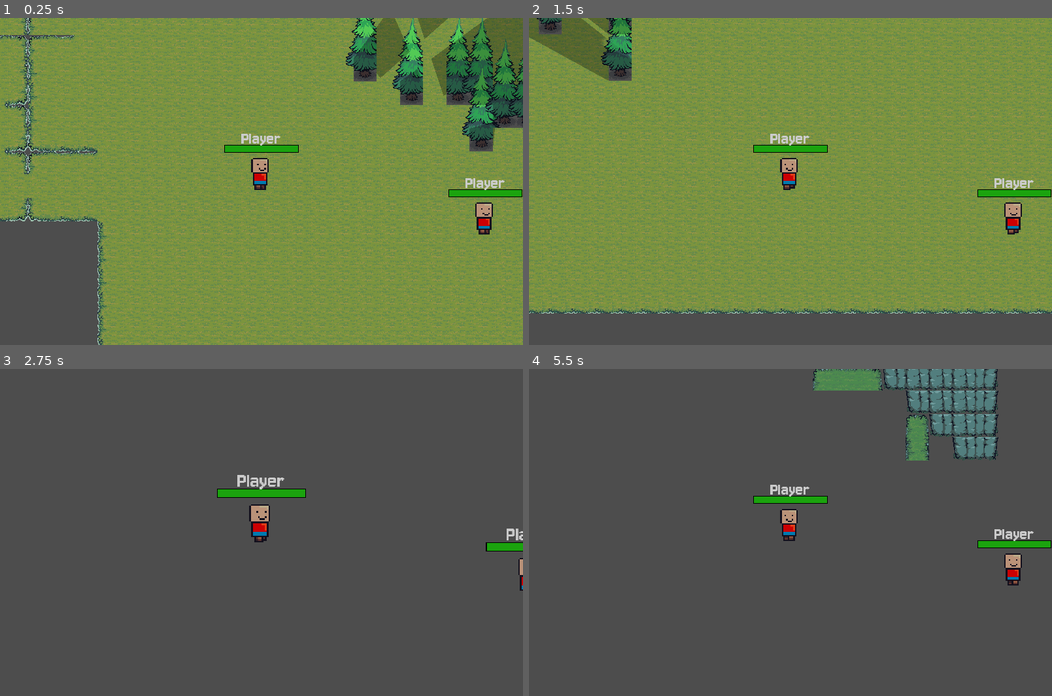
Above: before the commit, frames 1-4 (two rows, left to right).
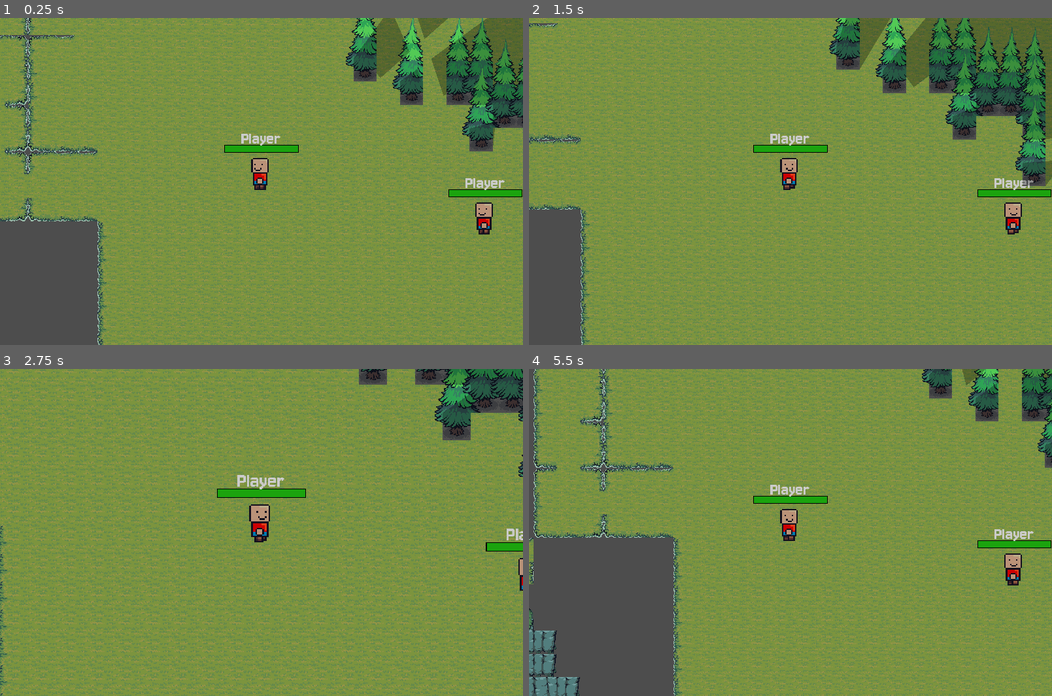
Above: after the commit, the same moments.

Repository: August099/juegoMulti
Game: Godot game, scene res://Escenario/Prueba_Vision.tscn
The game is run twice, just before and just after one commit, with the same random seed, the same clock (stepped at 60 frames per second) and the same inputs. This scene is started directly instead of the project's main scene. The engine's default icon, where the game draws it, is replaced by a stand-in: a white triangle on a blue panel in a dark square.
Inputs (mouse positions are in pixels of both pictures, inside the frame that each line leads up to):
- Up to frame 1 (0.25 s): no input
- Up to frame 2 (1.5 s): tap Enter (ui_accept) at 0.5, 0.77 s; move the mouse to (905, 165) at 0.52 s; press the mouse at (905, 165) at 0.53 s; hold D (MoveRight) 0.53-1.28 s; move the mouse to (685, 197) at 1.27 s; release the mouse at (685, 197) at 1.28 s; hold S (MoveDown) from 1.28 s (still down); tap Tab (Tab) at 1.35 s
- Up to frame 3 (2.75 s): tap Enter (ui_accept) at 1.52 s; click (156, 548) at 1.55 s; move the mouse to (313, 460) at 2.02 s; release S (MoveDown) at 2.03 s; press the mouse at (313, 460) at 2.03 s; hold D (MoveRight) from 2.03 s (still down); tap Mouse wheel up (ZoomIn) at 2.1 s
- Up to frame 4 (5.5 s): move the mouse to (764, 597) at 2.77 s; release D (MoveRight) at 2.78 s; release the mouse at (764, 597) at 2.78 s; hold W (MoveUp) 2.78-3.53 s; tap Mouse wheel down (ZoomOut) at 2.85 s; tap Enter (ui_accept) at 3.02, 3.77, 4.52 s; click (764, 597) at 3.05 s; move the mouse to (947, 581) at 3.52 s; press the mouse at (947, 581) at 3.53 s; hold A (MoveLeft) 3.53-5.03 s; move the mouse to (633, 483) at 4.27 s; release the mouse at (633, 483) at 4.28 s; click (633, 483) at 4.35 s; move the mouse to (816, 532) at 5.02 s; hold S (MoveDown) from 5.03 s (still down); hold Tab (Tab) from 5.03 s (still down); click (816, 532) at 5.3 s

The runs differ from the first frame. In frame 1, 0.1% of the frame differs, in the area x 48-94%, y 44-66%; in frame 2, 31%; in frame 3, 98%, in the area x 0-100%, y 0-100%; in frame 4, 85%.
Error after the commit: Invalid access to property or key 'game_state' on a base object of type 'null instance'. (res://Scripts/player.gd:132)

Commit message:
Weapon animations added and synchronized

Diff:
--- a/Assets/Shaders/FOWVisionShader.gdshader
+++ b/Assets/Shaders/FOWVisionShader.gdshader
@@ -2,17 +2,11 @@
 render_mode light_only;
 
 uniform vec4 clothes_color : source_color = vec4(1.0, 0.0, 0.0, 1.0);
-uniform float tolerance = 0.5;
+uniform float tolerance = 0.2;
 
 void fragment() {
 	vec4 tex = texture(TEXTURE, UV);
 	vec4 light = clothes_color + vec4(0.1, 0.3, 0.1, 0.0);
-
-	bool is_white =
-		abs(tex.r - 1.0) < tolerance &&
-		abs(tex.g - 1.0) < tolerance &&
-		abs(tex.b - 1.0) < tolerance;
-
 
 	bool shirt_color =
 		abs(tex.r - 0.71) < tolerance &&
--- a/Escenario/NivelPrueba.gd
+++ b/Escenario/NivelPrueba.gd
@@ -147,12 +147,10 @@
 			# Tambien escondo el nombre y la vida
 			player.get_node("Stats").visible = false
 
-			# Creo un material visible unicamente con luz
-			# var mat = CanvasItemMaterial.new()
-			# mat.light_mode = CanvasItemMaterial.LIGHT_MODE_LIGHT_ONLY
-
 			# Agrego el material al sprite
+			player.get_node("AnimatedWeapon").material = shaderEnemy
 			player.get_node("AnimatedSprite2D").material = shaderEnemy
+			player.get_node("AnimatedSprite2D").material.set_shader_parameter("clothes_color", Color("e43b44"))
 
 		# Si el jugador si esta en su equipo
 		else:
@@ -164,7 +162,9 @@
 
 			# Si es el jugador cambio su color
 			if id == multiplayer.get_unique_id():
-				player.get_node("AnimatedSprite2D").material.set_shader_parameter("clothes_color", Color("7bbdff"))
+				player.get_node("AnimatedSprite2D").material.set_shader_parameter("clothes_color", Color("2ce8f5"))
+			else:
+				player.get_node("AnimatedSprite2D").material.set_shader_parameter("clothes_color", Color("0099db"))
 
 			# Agrego su nombre
 			player.get_node("Stats").get_node("PlayerName").text = players[id]["name"]
@@ -292,7 +292,7 @@
 	# Cuando todos estan listos saco la pantalla de carga y habilito el movimiento de las entidades
 	$PantallaCarga.visible = false
 	multiplayer_node.movement_unlocked = true
-
+	multiplayer_node.get_node('Lobby').queue_free()
 
 func actualizar_carga():
 
--- a/Escenario/player.tscn
+++ b/Escenario/player.tscn
@@ -11,6 +11,8 @@
 [ext_resource type="Texture2D" uid="uid://cd4pqmkiyb6dk" path="res://Assets/Sprites/Player/PlayerWalkFront.png" id="8_t17ll"]
 [ext_resource type="Texture2D" uid="uid://dx2tsktb8a48" path="res://Assets/Sprites/Player/PlayerWalkLeft.png" id="9_y0shu"]
 [ext_resource type="Texture2D" uid="uid://f3r7g6u8nol1" path="res://Assets/Sprites/Player/PlayerWalkRight.png" id="10_iwkiw"]
+[ext_resource type="Texture2D" uid="uid://1uema7cyho1p" path="res://Assets/Sprites/Items/Weapons/HandAttack.png" id="12_yi06w"]
+[ext_resource type="Texture2D" uid="uid://dwkjjksqx0bkf" path="res://Assets/Sprites/Items/Weapons/HandIdle.png" id="13_78gw8"]
 
 [sub_resource type="RectangleShape2D" id="RectangleShape2D_cn6yd"]
 size = Vector2(29, 65)
@@ -366,6 +368,68 @@
 }],
 "loop": true,
 "name": &"WalkRight",
+"speed": 5.0
+}]
+
+[sub_resource type="AtlasTexture" id="AtlasTexture_vwbol"]
+atlas = ExtResource("12_yi06w")
+region = Rect2(0, 0, 32, 32)
+
+[sub_resource type="AtlasTexture" id="AtlasTexture_603ox"]
+atlas = ExtResource("12_yi06w")
+region = Rect2(32, 0, 32, 32)
+
+[sub_resource type="AtlasTexture" id="AtlasTexture_mllkk"]
+atlas = ExtResource("12_yi06w")
+region = Rect2(64, 0, 32, 32)
+
+[sub_resource type="AtlasTexture" id="AtlasTexture_ysru8"]
+atlas = ExtResource("12_yi06w")
+region = Rect2(96, 0, 32, 32)
+
+[sub_resource type="AtlasTexture" id="AtlasTexture_711w3"]
+atlas = ExtResource("12_yi06w")
+region = Rect2(128, 0, 32, 32)
+
+[sub_resource type="AtlasTexture" id="AtlasTexture_x8uc1"]
+atlas = ExtResource("12_yi06w")
+region = Rect2(160, 0, 32, 32)
+
+[sub_resource type="AtlasTexture" id="AtlasTexture_1xk4b"]
+atlas = ExtResource("13_78gw8")
+region = Rect2(0, 0, 32, 32)
+
+[sub_resource type="SpriteFrames" id="SpriteFrames_k8l5t"]
+animations = [{
+"frames": [{
+"duration": 1.0,
+"texture": SubResource("AtlasTexture_vwbol")
+}, {
+"duration": 1.0,
+"texture": SubResource("AtlasTexture_603ox")
+}, {
+"duration": 1.0,
+"texture": SubResource("AtlasTexture_mllkk")
+}, {
+"duration": 1.0,
+"texture": SubResource("AtlasTexture_ysru8")
+}, {
+"duration": 1.0,
+"texture": SubResource("AtlasTexture_711w3")
+}, {
+"duration": 1.0,
+"texture": SubResource("AtlasTexture_x8uc1")
+}],
+"loop": false,
+"name": &"HandAttack",
+"speed": 5.0
+}, {
+"frames": [{
+"duration": 1.0,
+"texture": SubResource("AtlasTexture_1xk4b")
+}],
+"loop": false,
+"name": &"HandIdle",
 "speed": 5.0
 }]
 
@@ -449,3 +513,12 @@
 animation = &"IdleRight"
 frame_progress = 0.833602
 speed_scale = 2.0
+
+[node name="AnimatedWeapon" type="AnimatedSprite2D" parent="."]
+position = Vector2(2, -31)
+scale = Vector2(4, 4)
+sprite_frames = SubResource("SpriteFrames_k8l5t")
+animation = &"HandAttack"
+speed_scale = 4.0
+
+[connection signal="animation_finished" from="AnimatedWeapon" to="." method="_on_animated_weapon_animation_finished"]
--- a/Scripts/player.gd
+++ b/Scripts/player.gd
@@ -1,15 +1,22 @@
 extends CharacterBody2D
 
 var moving = false
-var speed = 20000 #2000
-var maxSpeed = 150000 #15000
+var speed = 2000 #2000
+var maxSpeed = 15000 #15000
 var friction = 0.2
 
 @onready var camera = $Camera2D
 
 # Animations
 @onready var AnimatedSprite = $AnimatedSprite2D
-var last_facing_dir
+var last_facing_dir: Vector2
+var WeaponDefaultPosition: Vector2
+var WeaponDefaultRotation: float
+var attacking = false
+
+@onready var AnimatedWeapon = $AnimatedWeapon
+@export var weapon: String = 'Hand'
+
 
 # Get properties from multiplayer node
 @onready var multiplayer_node = get_node("/root/Multiplayer")
@@ -19,8 +26,12 @@
 	if player == multiplayer.get_unique_id():
 		$Camera2D.make_current()
 
-	# Si no es visible no lo proceso
-	set_process(false)
+	WeaponDefaultPosition = AnimatedWeapon.position
+	WeaponDefaultRotation = AnimatedWeapon.rotation
+	AnimatedWeapon.play(weapon + "Idle")
+	AnimatedWeapon.animation_finished.connect(_on_animated_weapon_animation_finished)
+
+
 
 
 # Set by the authority, synchronized on spawn
@@ -64,9 +75,9 @@
 	if friction_y:
 		velocity.y = lerp(velocity.y, 0.0, friction)
 
+	move_and_slide()
+
 	play_animation(dir)
-
-	move_and_slide()
 
 func _input(event):
 	if Input.is_action_just_pressed('ZoomIn'):
@@ -112,3 +123,75 @@
 		if abs(dir.x) > 0:
 			last_facing_dir = dir
 		AnimatedSprite.play(anim)
+
+##############################
+# ATAQUES
+##############################
+func _unhandled_input(event):
+
+	if multiplayer_node.game_state != multiplayer_node.GameState.IN_GAME:
+		return
+
+
+	if event.is_action_pressed("Attack"):
+		var mouse_position = get_global_mouse_position()
+		var direction_vector = mouse_position.direction_to(global_position)
+		rpc('attack_animation', multiplayer.get_unique_id(), direction_vector)
+
+	if event.is_action_released("Attack"):
+		attacking = false
+
+
+
+
+func _on_animated_weapon_animation_finished():
+	if AnimatedWeapon.animation.contains("Idle"):
+		return
+
+	if attacking:
+		var mouse_position = get_global_mouse_position()
+		var direction_vector = mouse_position.direction_to(global_position)
+		rpc('attack_animation', multiplayer.get_unique_id(), direction_vector)
+		return
+
+	rpc('play_idle', multiplayer.get_unique_id())
+
+
+@rpc("any_peer", "call_local", "reliable")
+func attack_animation(player_id, direction_vector):
+
+	if player != player_id:
+		return
+
+	attacking = true
+
+	var normalized_vector = direction_vector.normalized()
+
+	var rotation_angle = direction_vector.angle()
+
+	AnimatedWeapon.rotation = WeaponDefaultRotation + 270*PI/180 + rotation_angle
+	AnimatedWeapon.position = WeaponDefaultPosition - normalized_vector*50
+
+	var degrees = AnimatedWeapon.rotation_degrees
+
+	if degrees > 360:
+		degrees -= 360
+	elif degrees < 0:
+		degrees +=360
+
+	if degrees > 180:
+		AnimatedWeapon.flip_h = true
+	else:
+		AnimatedWeapon.flip_h = false
+
+	AnimatedWeapon.play(weapon + "Attack")
+
+@rpc("any_peer", "call_local", "reliable")
+func play_idle(player_id):
+	if player != player_id:
+		return
+
+	AnimatedWeapon.play(weapon + "Idle")
+	AnimatedWeapon.position = WeaponDefaultPosition
+	AnimatedWeapon.rotation = WeaponDefaultRotation
+	AnimatedWeapon.flip_h = false
--- a/project.godot
+++ b/project.godot
@@ -73,6 +73,11 @@
 "events": [Object(InputEventKey,"resource_local_to_scene":false,"resource_name":"","device":-1,"window_id":0,"alt_press …(182 unchanged characters)…
 ]
 }
+Attack={
+"deadzone": 0.5,
+"events": [Object(InputEventMouseButton,"resource_local_to_scene":false,"resource_name":"","device":-1,"window_id":0,"alt_pressed":false,"shift_pressed":false,"ctrl_pressed":false,"meta_pressed":false,"button_mask":0,"position":Vector2(0, 0),"global_position":Vector2(0, 0),"factor":1.0,"button_index":1,"canceled":false,"pressed":false,"double_click":false,"script":null)
+]
+}
 
 [rendering]
 
Not shown: 1 places in Escenario/player.tscn that only renumber resources
Not shown, changed: IMPLEMENTACIONES.txt
